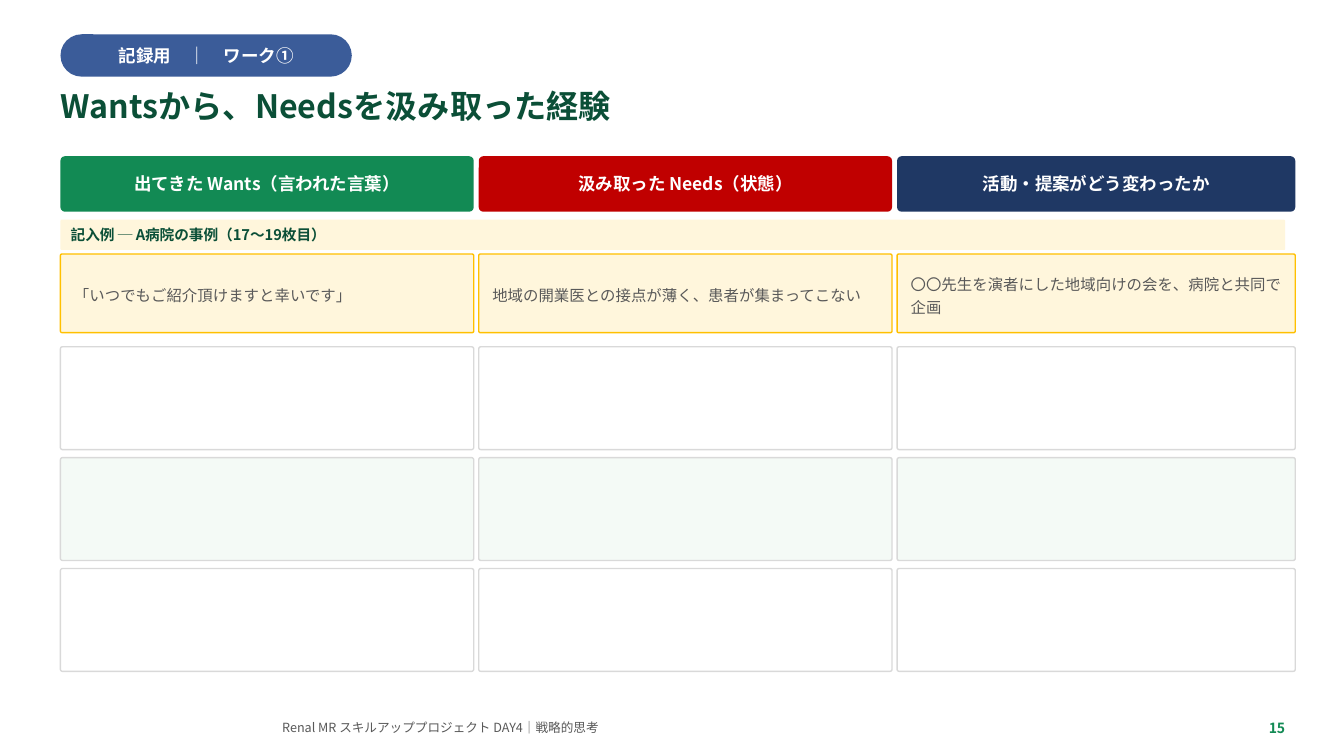
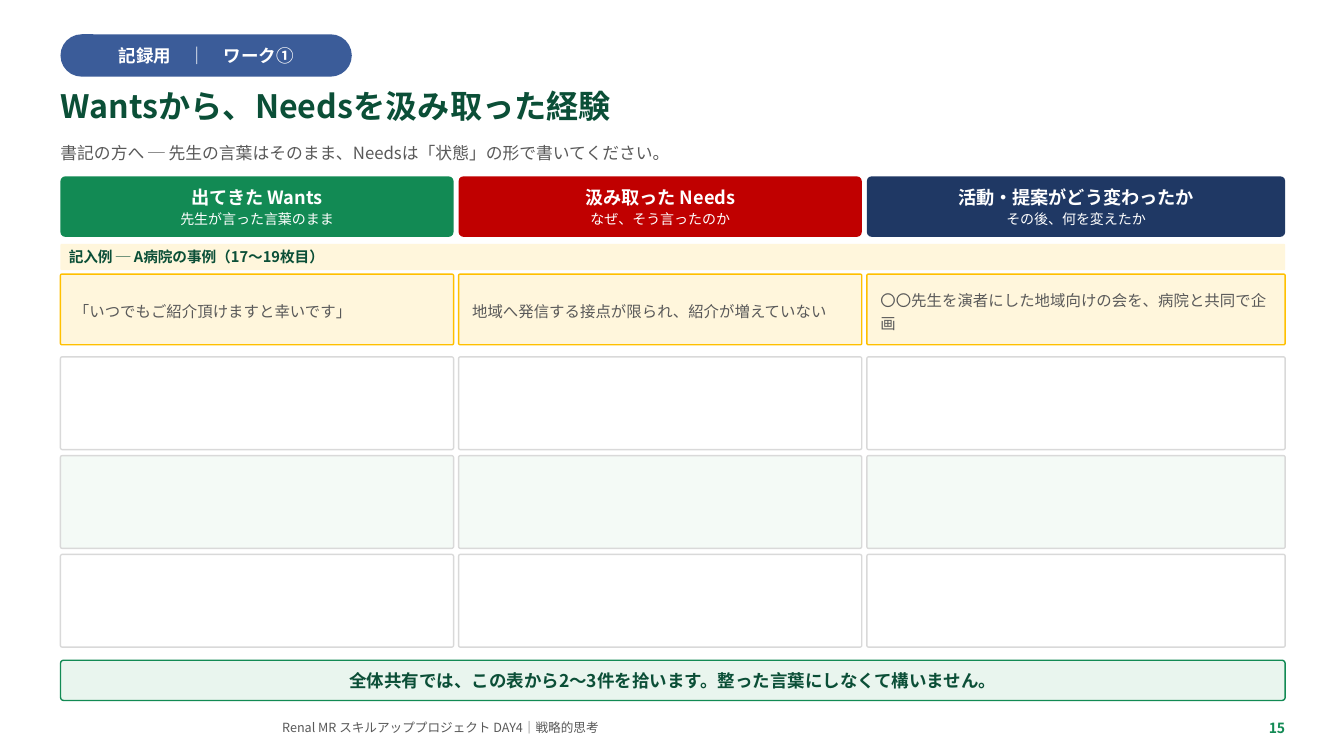
Before and after one commit to TAKUYA-1187/Claude, a slide deck: slide 15 of novartis_training/DAY4_ちょっと分かるだけで世界が変わる.pptx. Drawn at 1344x756 pixels with LibreOffice and Linux fonts; fonts in the diff are those of the drawing; background and template pictures are left out. Boxes give left, top, right and bottom in pixels: in the first picture for what was removed or moved away, otherwise in the second. Text is boxed around its words. In the diff, an @@ line names an element or a change of style, - is before the commit and + after.

```diff
--- a/novartis_training/DAY4_ちょっと分かるだけで世界が変わる.pptx
+++ b/novartis_training/DAY4_ちょっと分かるだけで世界が変わる.pptx
@@ text added at bbox=[60, 145, 670, 161], 12 pt, text #595959 @@
+書記の方へ ─ 先生の言葉はそのまま、Needsは「状態」の形で書いてください。
@@ rounded rectangle "出てきた Wants": place and size @@
-rounded rectangle "出てきた Wants" at bbox=[60, 156, 474, 212]
+rounded rectangle "出てきた Wants" at bbox=[60, 176, 454, 237]
@@ rounded rectangle "汲み取った Needs": place and size @@
-rounded rectangle "汲み取った Needs" at bbox=[479, 156, 892, 212]
+rounded rectangle "汲み取った Needs" at bbox=[459, 176, 862, 237]
@@ rounded rectangle "活動・提案がどう変わったか": place and size @@
-rounded rectangle "活動・提案がどう変わったか" at bbox=[897, 156, 1296, 212]
+rounded rectangle "活動・提案がどう変わったか" at bbox=[867, 176, 1286, 237]
@@ text in rounded rectangle at bbox=[180, 188, 334, 225]: text changed; size 12.5 to 10 pt; bold off @@
-出てきた Wants（言われた言葉）
+出てきた Wants
+先生が言った言葉のまま
@@ text in rounded rectangle at bbox=[585, 189, 735, 225]: text changed; size 12.5 to 13 pt @@
-汲み取った Needs（状態）
+汲み取った Needs
+なぜ、そう言ったのか
@@ text in rounded rectangle at bbox=[958, 188, 1194, 206]: size 12.5 to 13 pt in "活動・提案がどう変わったか"; more space between paragraphs @@
@@ text in rounded rectangle at bbox=[1006, 212, 1146, 225]: paragraph added @@
+その後、何を変えたか
@@ rounded rectangle "記入例 ─ A病院の事例（17〜19枚目）": place and size @@
-rounded rectangle "記入例 ─ A病院の事例（17〜19枚目）" at bbox=[60, 220, 1286, 250]
+rounded rectangle "記入例 ─ A病院の事例（17〜19枚目）" at bbox=[60, 244, 1286, 270]
@@ rounded rectangle "「いつでもご紹介頂けますと幸いです」": place and size @@
-rounded rectangle "「いつでもご紹介頂けますと幸いです」" at bbox=[60, 254, 474, 333]
+rounded rectangle "「いつでもご紹介頂けますと幸いです」" at bbox=[60, 274, 454, 345]
@@ rounded rectangle "地域へ発信する接点が限られ、紹介が増えていない": place and size @@
-rounded rectangle "地域へ発信する接点が限られ、紹介が増えていない" at bbox=[479, 254, 892, 333]
+rounded rectangle "地域へ発信する接点が限られ、紹介が増えていない" at bbox=[459, 274, 862, 345]
@@ rounded rectangle "〇〇先生を演者にした地域向けの会を、病院と共同で企画": place and size @@
-rounded rectangle "〇〇先生を演者にした地域向けの会を、病院と共同で企画" at bbox=[897, 254, 1296, 333]
+rounded rectangle "〇〇先生を演者にした地域向けの会を、病院と共同で企画" at bbox=[867, 274, 1286, 345]
@@ text in rounded rectangle at bbox=[472, 304, 826, 318]: text changed @@
-地域の開業医との接点が薄く、患者が集まってこない
+地域へ発信する接点が限られ、紹介が増えていない
@@ rounded rectangle: place and size @@
-rounded rectangle at bbox=[60, 347, 474, 450]
+rounded rectangle at bbox=[60, 357, 454, 450]
@@ rounded rectangle: place and size @@
-rounded rectangle at bbox=[479, 347, 892, 450]
+rounded rectangle at bbox=[459, 357, 862, 450]
@@ rounded rectangle: place and size @@
-rounded rectangle at bbox=[897, 347, 1296, 450]
+rounded rectangle at bbox=[867, 357, 1286, 450]
@@ rounded rectangle: place and size @@
-rounded rectangle at bbox=[60, 458, 474, 561]
+rounded rectangle at bbox=[60, 456, 454, 548]
@@ rounded rectangle: place and size @@
-rounded rectangle at bbox=[479, 458, 892, 561]
+rounded rectangle at bbox=[459, 456, 862, 548]
@@ rounded rectangle: place and size @@
-rounded rectangle at bbox=[897, 458, 1296, 561]
+rounded rectangle at bbox=[867, 456, 1286, 548]
@@ rounded rectangle: place and size @@
-rounded rectangle at bbox=[60, 569, 474, 671]
+rounded rectangle at bbox=[60, 555, 454, 647]
@@ rounded rectangle: place and size @@
-rounded rectangle at bbox=[479, 569, 892, 671]
+rounded rectangle at bbox=[459, 555, 862, 647]
@@ rounded rectangle: place and size @@
-rounded rectangle at bbox=[897, 569, 1296, 671]
+rounded rectangle at bbox=[867, 555, 1286, 647]
@@ rounded rectangle added at bbox=[60, 660, 1286, 701], fill #E9F5EE, outline #128A54 1 pt, 12.5 pt, text #0B4F37, bold @@
+全体共有では、この表から2〜3件を拾います。整った言葉にしなくて構いません。
```
Also in this commit, not shown: 2 other files.
